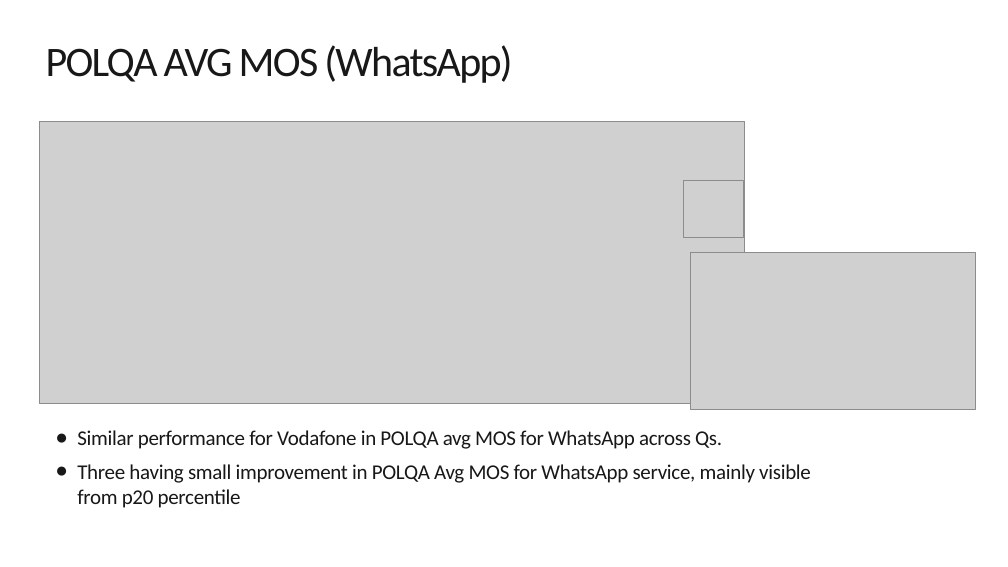
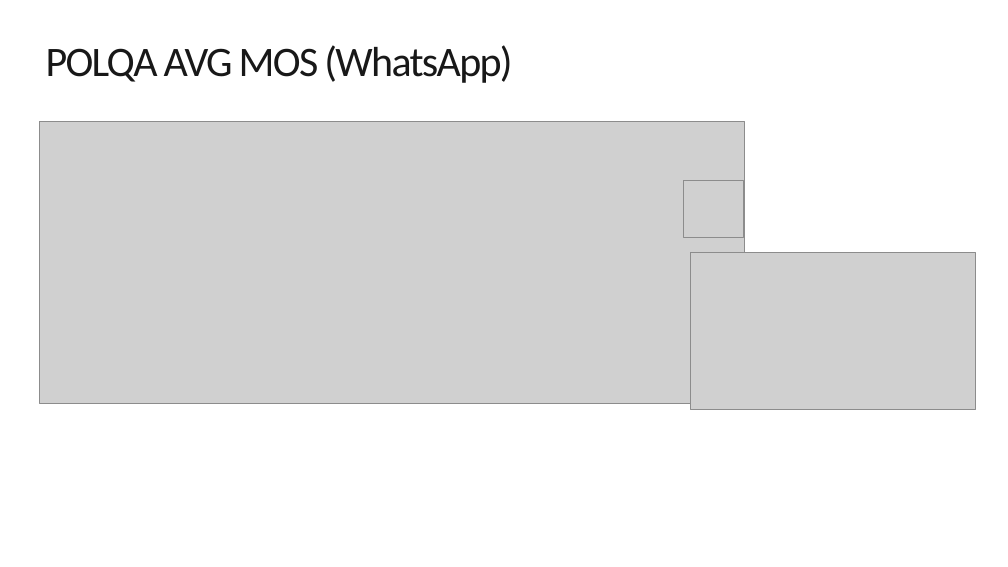
Before and after one commit to jaimetur/DashboardAnalytic, a slide deck: slide 13 of assets/templates/Template_CDR_NSA_analysis.pptx. Drawn at 1008x567 pixels with LibreOffice and Linux fonts; fonts in the diff are those of the drawing; grey boxes stand for pictures; background and template pictures are left out. Boxes give left, top, right and bottom in pixels: in the first picture for what was removed or moved away, otherwise in the second. Text is boxed around its words. In the diff, an @@ line names an element or a change of style, - is before the commit and + after.

```diff
--- a/assets/templates/Template_CDR_NSA_analysis.pptx
+++ b/assets/templates/Template_CDR_NSA_analysis.pptx
@@ text removed at (77, 430, 811, 508) @@
-● Similar performance for Vodafone in POLQA avg MOS for WhatsApp across Qs.
-● Three having small improvement in POLQA Avg MOS for WhatsApp service, mainly visible from p20 percentile
```
Also in this commit, not shown: 8 other slides changed, 5 slides added, 5 slides removed, 1 other file.
